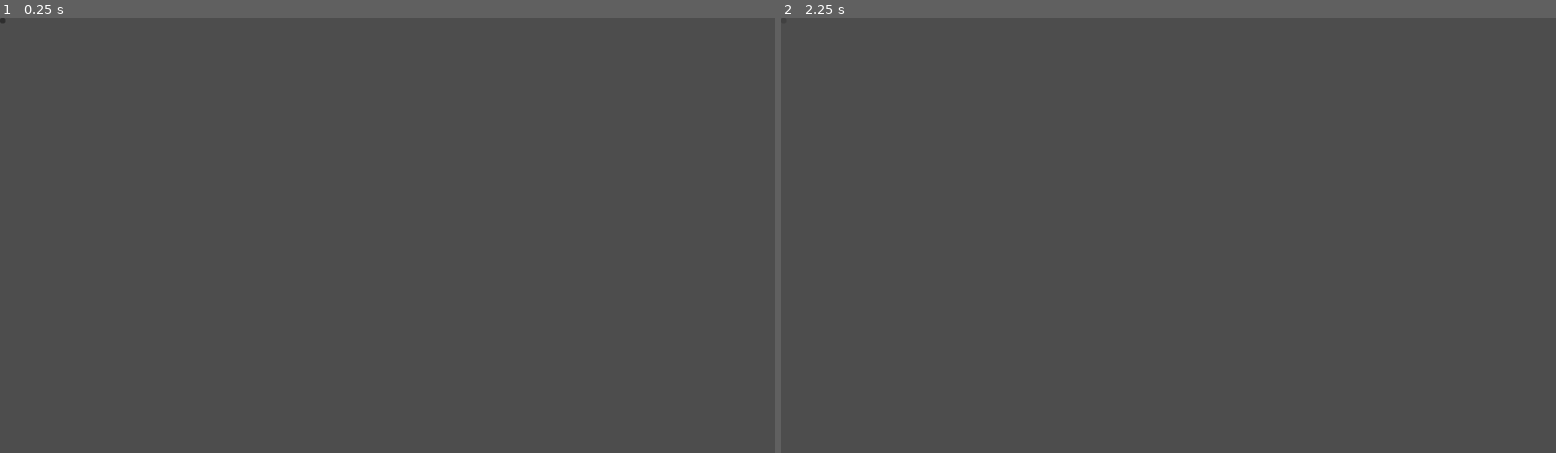
Above: before the commit, frames 1-2 (left to right).
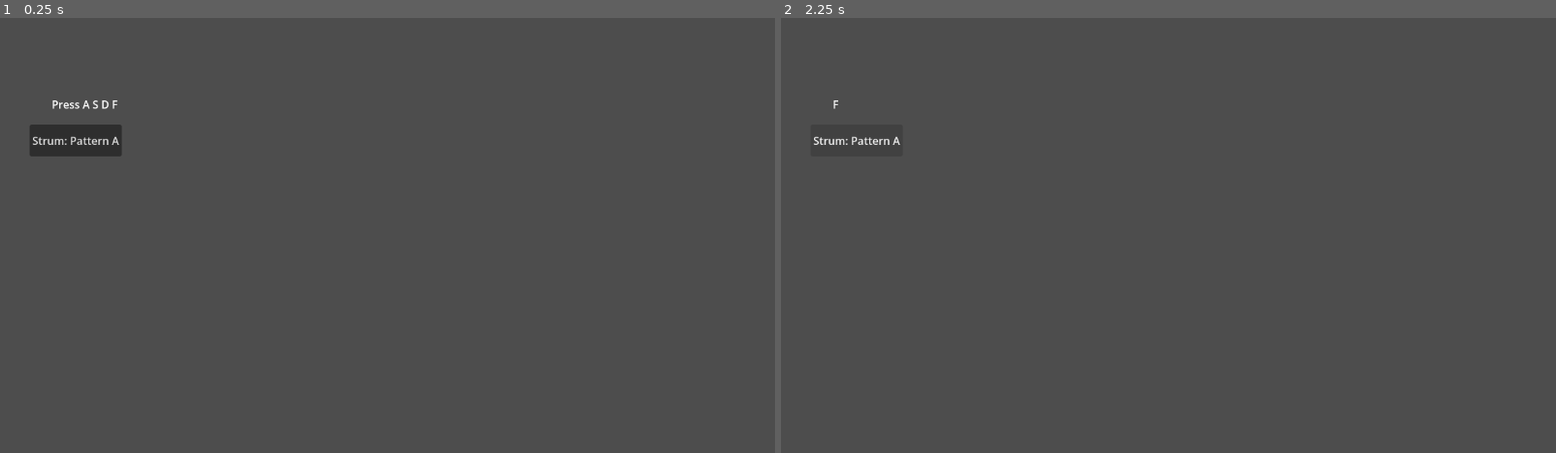
Above: after the commit, the same moments.

Repository: atmoroman/my-godot-game
Game: Godot game, scene res://guitar.tscn
Two runs of this game, one before a commit and one after it. Both use one fixed random seed, a clock stepped at 60 frames per second and the inputs below. Before the commit the project has no main scene; this scene is started directly in both runs.
Inputs (mouse positions are in pixels of both pictures, inside the frame that each line leads up to; where the layout moved, square brackets give the same spot in the first picture):
- Up to frame 1 (0.25 s): no input
- Up to frame 2 (2.25 s): click (858, 139) [781, 22] at 0.5 s; click (858, 139) [781, 22] at 1.25 s; tap A at 2 s; hold D from 2.03 s (still down); tap F at 2.1 s

The runs differ from the first frame. In frame 1, 0.9% of the frame differs, in the area x 0-16%, y 0-32%; in frame 2, 0.1%.

Commit message:
sounds and improved codee

Diff:
--- a/project/guitar.gd
+++ b/project/guitar.gd
@@ -1,5 +1,6 @@
 extends Node2D
 
+# References to all audio players
 @onready var chord_players = {
 	"Am": $Am,
 	"G":  $G,
@@ -11,10 +12,41 @@
 @onready var chord_label   = $ChordLabel
 @onready var pattern_btn   = $PatternButton
 
-# Map keyboard keys → chord names
+# Keyboard binds for chords
 var key_to_chord = {
 	KEY_A: "Am",
 	KEY_S: "G",
 	KEY_D: "C",
 	KEY_F: "F"
 }
+
+var current_strum_index = 0   # 0 = Pattern A, 1 = Pattern B
+var pattern_names = ["Pattern A", "Pattern B"]
+
+func _ready():
+	chord_label.text  = "Press A S D F"
+	pattern_btn.text  = "Strum: Pattern A"
+	pattern_btn.pressed.connect(_on_pattern_button_pressed)
+
+func _input(event):
+	if event is InputEventKey and event.pressed and not event.echo:
+		if key_to_chord.has(event.keycode):
+			play_chord(key_to_chord[event.keycode])
+
+func play_chord(chord_name: String):
+	# Stop all chord players first
+	for player in chord_players.values():
+		player.stop()
+
+	# Play the selected chord
+	chord_players[chord_name].play()
+	chord_label.text = chord_name
+
+	# Also trigger the current strum pattern
+	strum_players[current_strum_index].stop()
+	strum_players[current_strum_index].play()
+
+func _on_pattern_button_pressed():
+	# Toggle between pattern 0 and 1 (add more if needed)
+	current_strum_index = (current_strum_index + 1) % strum_players.size()
+	pattern_btn.text = "Strum: " + pattern_names[current_strum_index]
--- a/project/guitar.tscn
+++ b/project/guitar.tscn
@@ -1,28 +1,40 @@
 [gd_scene format=3 uid="uid://cjvljcbjshhu"]
 
 [ext_resource type="Script" uid="uid://ber7tdu0f20tr" path="res://guitar.gd" id="1_3bt7x"]
+[ext_resource type="AudioStream" uid="uid://bto8i76tf0br8" path="res://audio/Am.wav" id="2_hn8ya"]
 
 [node name="Guitar" type="Node2D" unique_id=24212188]
 script = ExtResource("1_3bt7x")
 
 [node name="Am" type="AudioStreamPlayer2D" parent="." unique_id=556351111]
+stream = ExtResource("2_hn8ya")
 
 [node name="G" type="AudioStreamPlayer2D" parent="." unique_id=429400945]
+stream = ExtResource("2_hn8ya")
 
 [node name="C" type="AudioStreamPlayer2D" parent="." unique_id=786193079]
+stream = ExtResource("2_hn8ya")
 
-[node name="D" type="AudioStreamPlayer2D" parent="." unique_id=944787882]
+[node name="F" type="AudioStreamPlayer2D" parent="." unique_id=944787882]
+stream = ExtResource("2_hn8ya")
 
 [node name="StrumA" type="AudioStreamPlayer2D" parent="." unique_id=900380248]
+stream = ExtResource("2_hn8ya")
 
 [node name="StrumB" type="AudioStreamPlayer2D" parent="." unique_id=130526710]
+stream = ExtResource("2_hn8ya")
 
 [node name="StrumC" type="AudioStreamPlayer2D" parent="." unique_id=2091354091]
+stream = ExtResource("2_hn8ya")
 
 [node name="ChordLabel" type="Label" parent="." unique_id=387543947]
-offset_right = 40.0
-offset_bottom = 23.0
+offset_left = 77.0
+offset_top = 117.0
+offset_right = 117.0
+offset_bottom = 140.0
 
 [node name="PatternButton" type="Button" parent="." unique_id=352877980]
-offset_right = 8.0
-offset_bottom = 8.0
+offset_left = 44.0
+offset_top = 159.0
+offset_right = 152.0
+offset_bottom = 206.0
--- a/project/project.godot
+++ b/project/project.godot
@@ -11,6 +11,7 @@
 [application]
 
 config/name="project"
+run/main_scene="uid://cjvljcbjshhu"
 config/features=PackedStringArray("4.6", "Forward Plus")
 config/icon="res://icon.svg"
 
Not shown, added: project/audio/Am up.wav.import
Not shown, added: project/audio/Am.wav.import
Not shown, changed: .DS_Store
Not shown, changed: project/.DS_Store
Not shown, added: project/audio/Am up.wav
Not shown, added: project/audio/Am.wav
